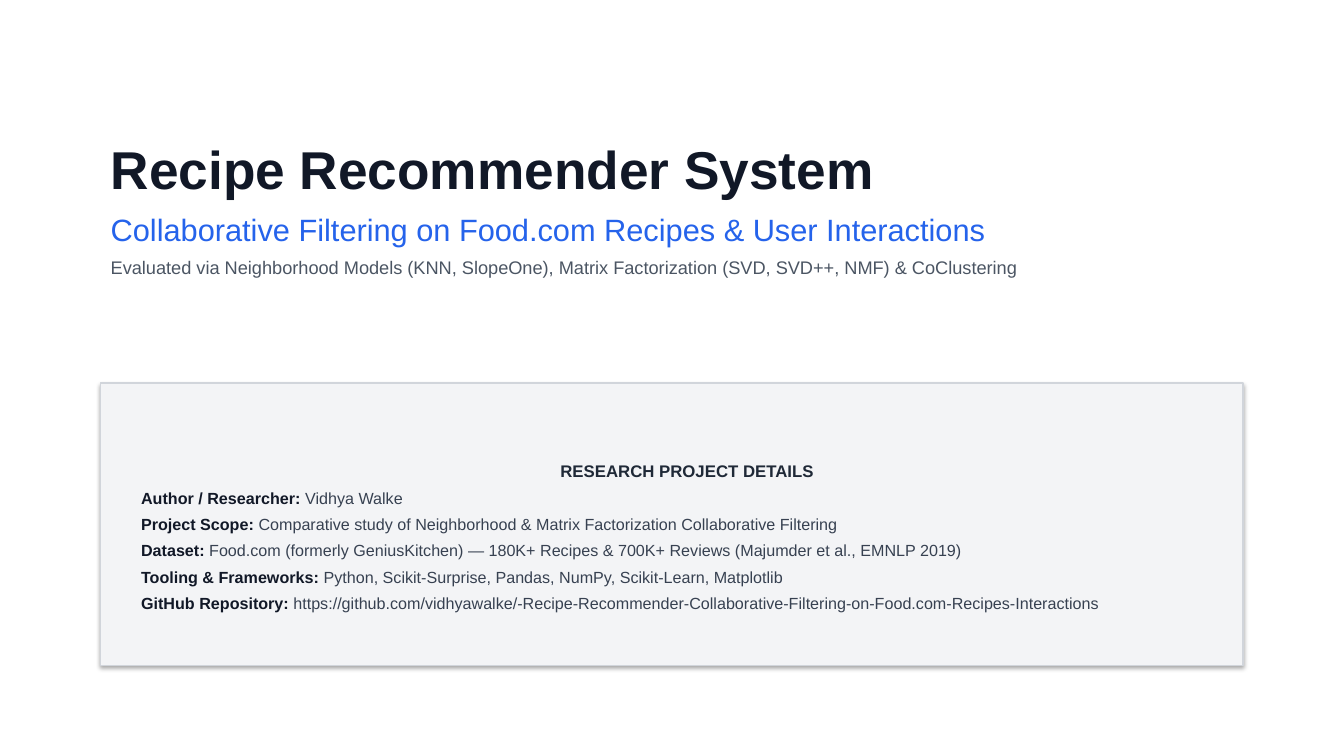
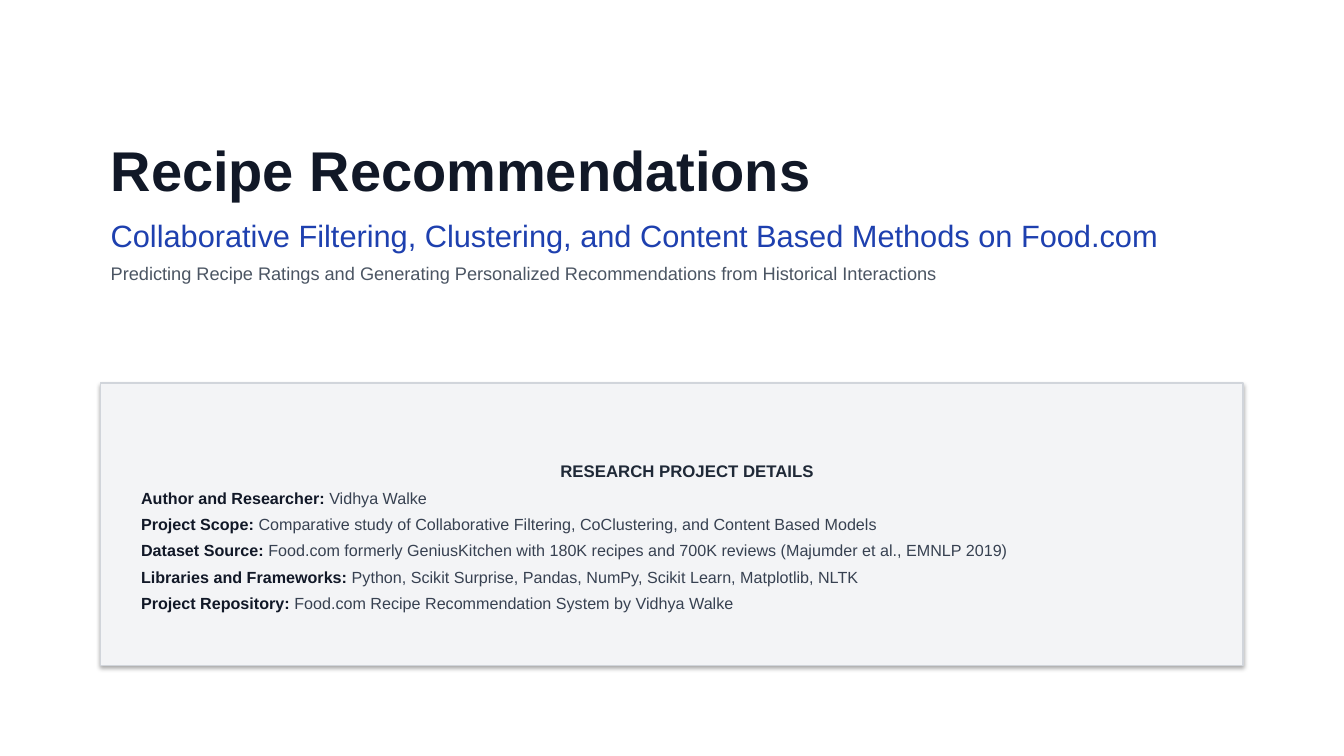
Before and after one commit to vidhyawalke/Recipe-Recommender-System, a slide deck: slide 1 of Recipe_Recommender_Presentation.pptx. Drawn at 1344x756 pixels with LibreOffice and Linux fonts; fonts in the diff are those of the drawing. Boxes give left, top, right and bottom in pixels: in the first picture for what was removed or moved away, otherwise in the second. Text is boxed around its words. In the diff, an @@ line names an element or a change of style, - is before the commit and + after.

Commit message:
changes made in presentation file

```diff
--- a/Recipe_Recommender_Presentation.pptx
+++ b/Recipe_Recommender_Presentation.pptx
@@ text at bbox=[111, 150, 1158, 284]: text changed @@
-Recipe Recommender System
-Collaborative Filtering on Food.com Recipes & User Interactions
-Evaluated via Neighborhood Models (KNN, SlopeOne), Matrix Factorization (SVD, SVD++, NMF) & CoClustering
+Recipe Recommendations
+Collaborative Filtering, Clustering, and Content Based Methods on Food.com
+Predicting Recipe Ratings and Generating Personalized Recommendations from Historical Interactions
@@ text in rectangle at bbox=[141, 492, 1007, 613]: text changed @@
-Author / Researcher: Vidhya Walke
-Project Scope: Comparative study of Neighborhood & Matrix Factorization Collaborative Filtering
-Dataset: Food.com (formerly GeniusKitchen) — 180K+ Recipes & 700K+ Reviews (Majumder et al., EMNLP 2019)
-Tooling & Frameworks: Python, Scikit-Surprise, Pandas, NumPy, Scikit-Learn, Matplotlib
-GitHub Repository: https://github.com/vidhyawalke/-Recipe-Recommender-Collaborative-Filtering-on-Food.com-Recipes-Interactions
+Author and Researcher: Vidhya Walke
+Project Scope: Comparative study of Collaborative Filtering, CoClustering, and Content Based Models
+Dataset Source: Food.com formerly GeniusKitchen with 180K recipes and 700K reviews (Majumder et al., EMNLP 2019)
+Libraries and Frameworks: Python, Scikit Surprise, Pandas, NumPy, Scikit Learn, Matplotlib, NLTK
+Project Repository: Food.com Recipe Recommendation System by Vidhya Walke
```
Also in this commit, not shown: 5 other slides changed, 7 slides added, 2 slides removed.
